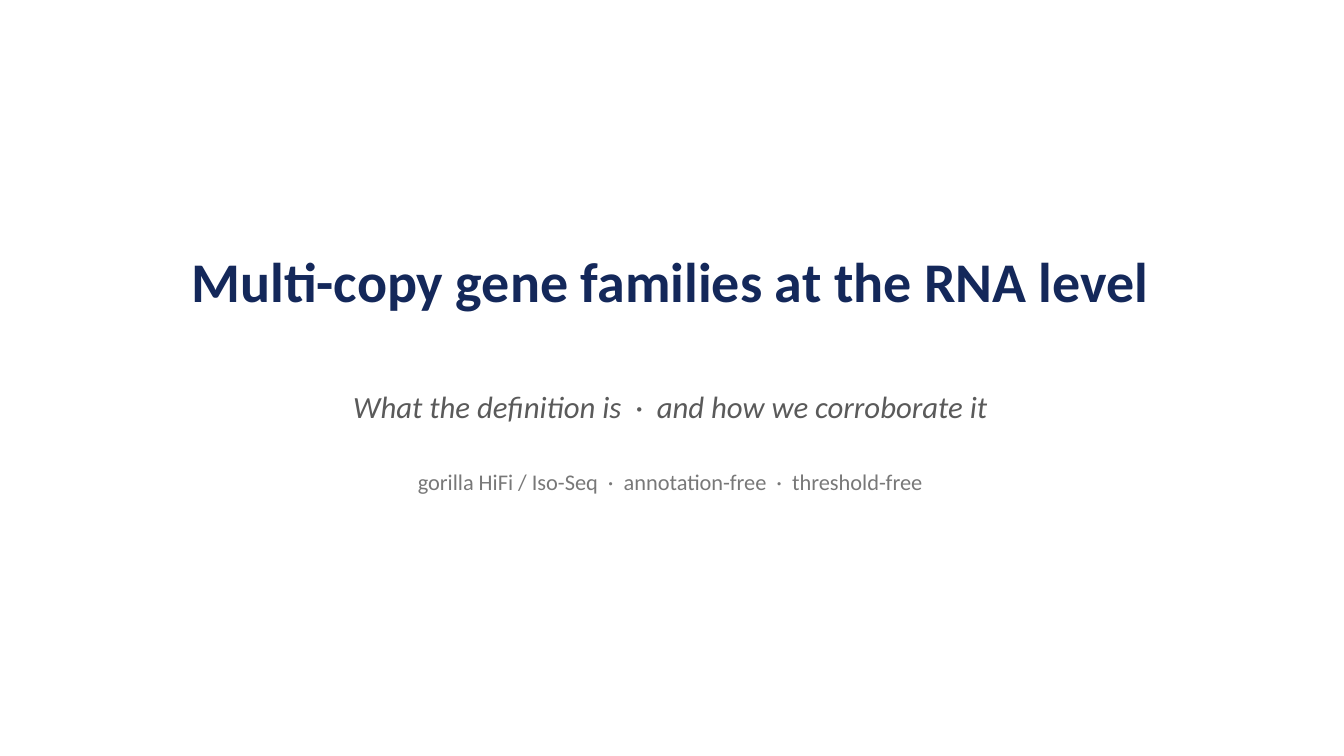
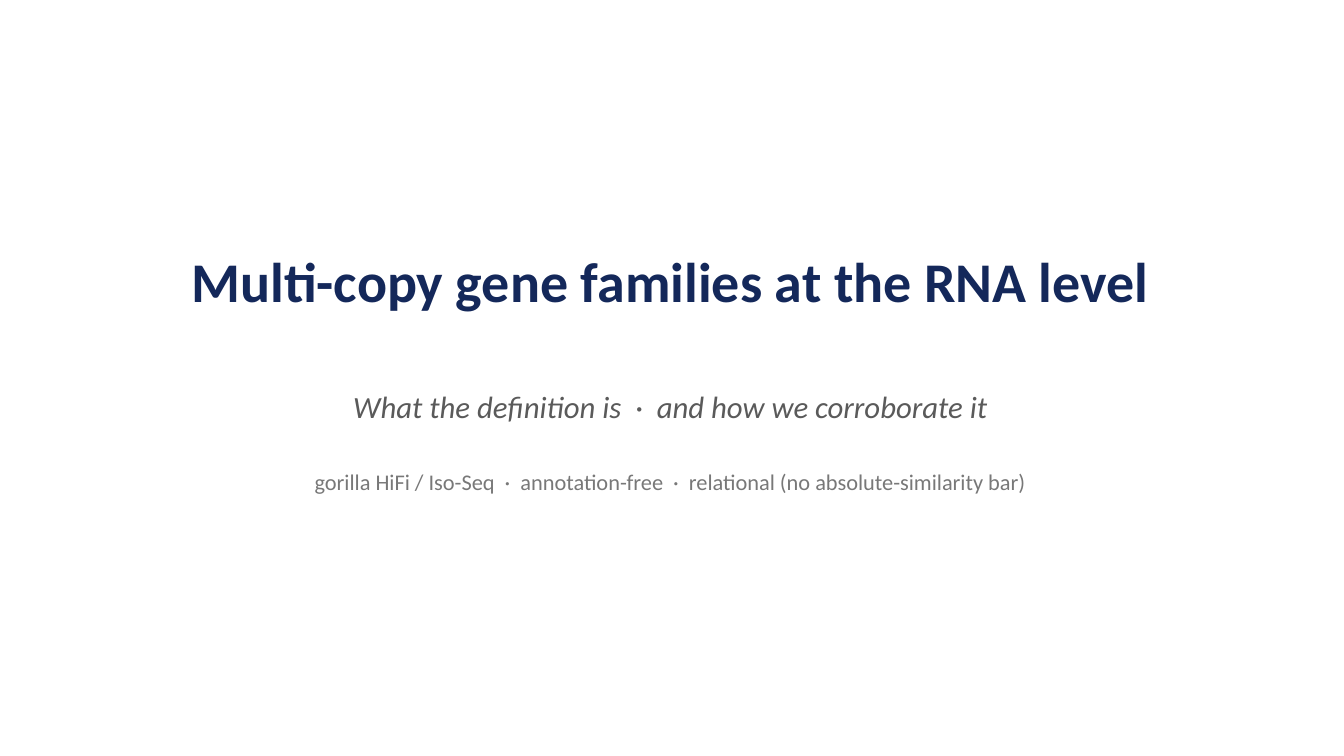
Before and after one commit to juanfraitu1/Rustle, a slide deck: slide 1 of bench/slides/multicopy_families.pptx. Drawn at 1344x756 pixels with LibreOffice and Linux fonts; fonts in the diff are those of the drawing. Boxes give left, top, right and bottom in pixels: in the first picture for what was removed or moved away, otherwise in the second. Text is boxed around its words. In the diff, an @@ line names an element or a change of style, - is before the commit and + after.

```diff
--- a/bench/slides/multicopy_families.pptx
+++ b/bench/slides/multicopy_families.pptx
@@ text at [315, 474, 1025, 494]: text changed @@
-gorilla HiFi / Iso-Seq · annotation-free · threshold-free
+gorilla HiFi / Iso-Seq · annotation-free · relational (no absolute-similarity bar)
```
Also in this commit, not shown: 7 other slides changed, 1 slide added, 4 other files.
